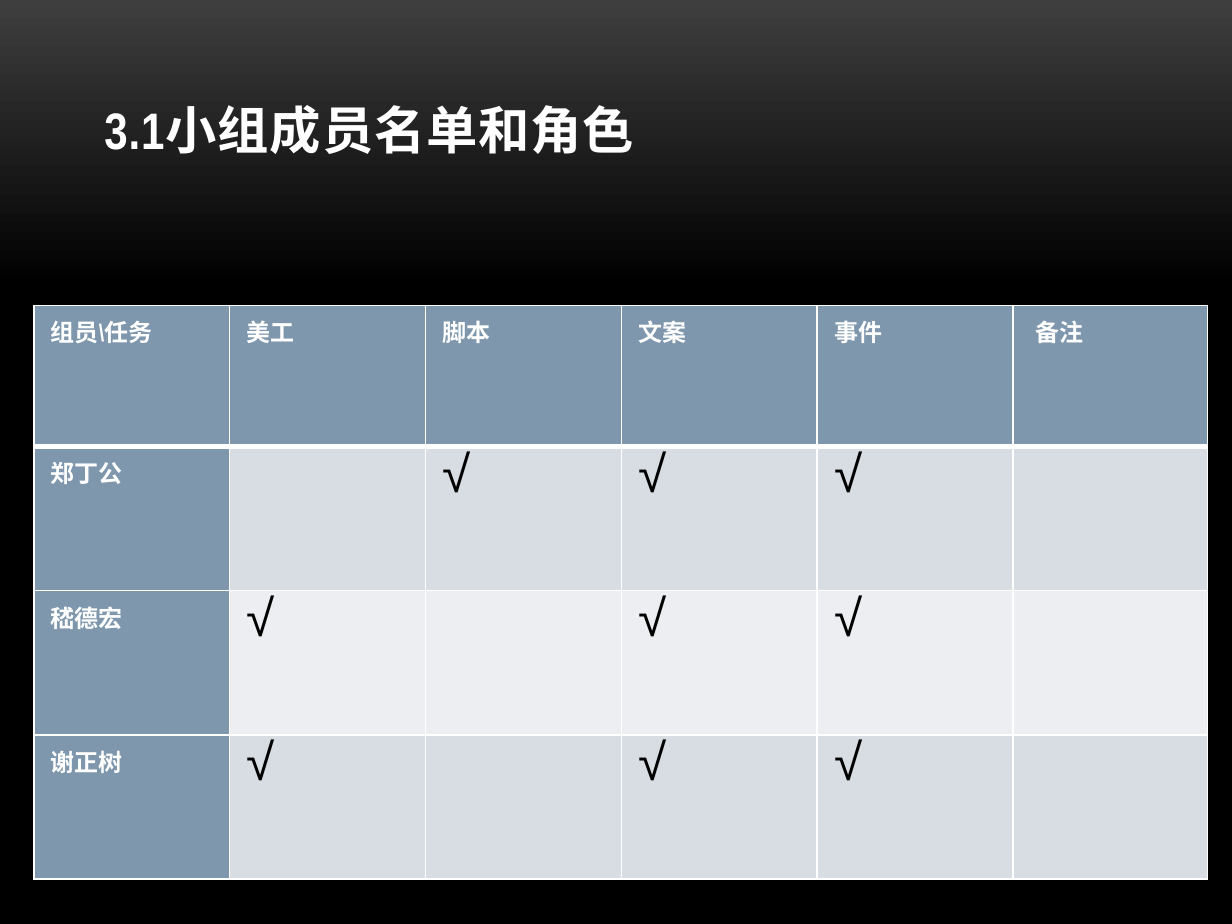
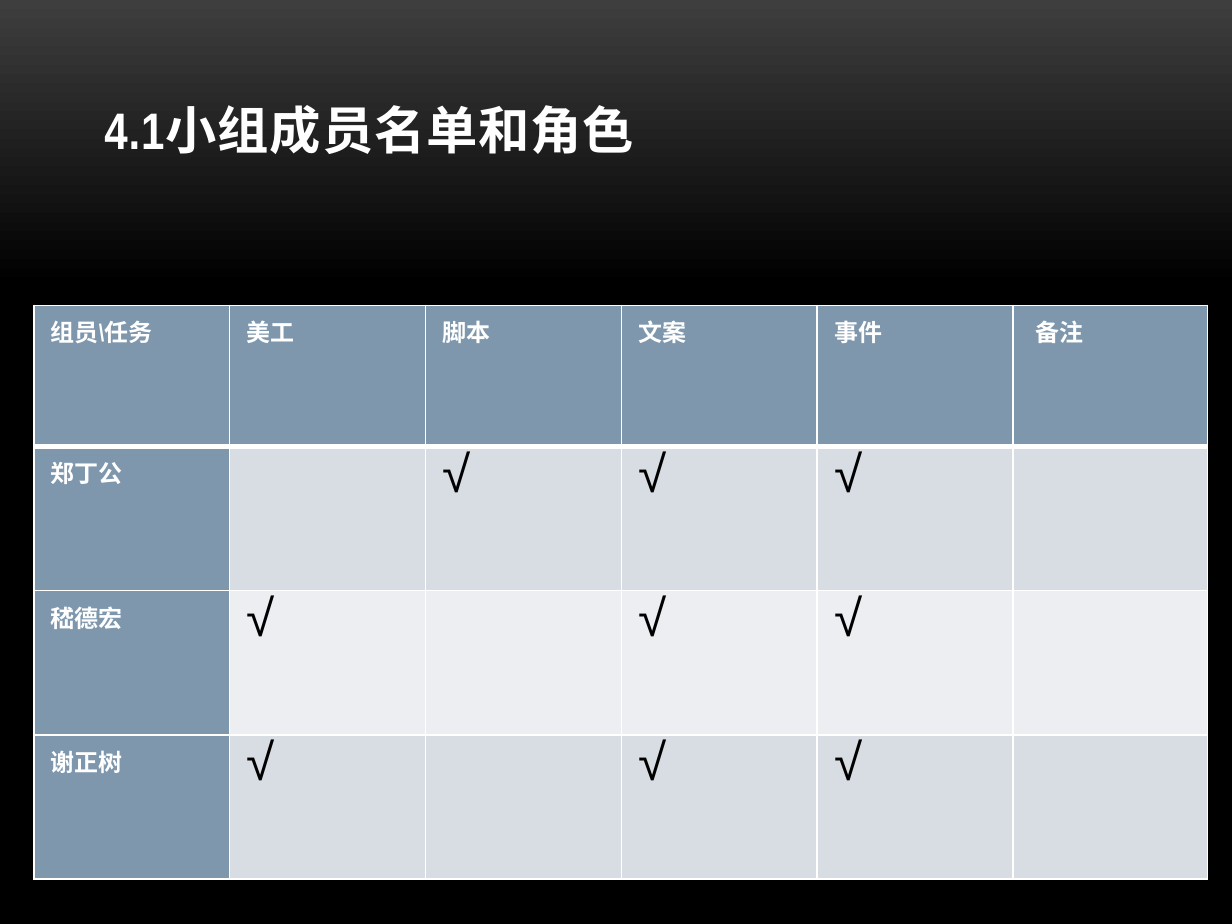
Before and after one commit to ZanebonoAlter/-, a slide deck: slide 13 of 项目计划.pptx (slide 10 before the commit). Drawn at 1232x924 pixels with LibreOffice and Linux fonts; fonts in the diff are those of the drawing; background and template pictures are left out. Boxes give left, top, right and bottom in pixels: in the first picture for what was removed or moved away, otherwise in the second. Text is boxed around its words. In the diff, an @@ line names an element or a change of style, - is before the commit and + after.

```diff
--- a/项目计划.pptx
+++ b/项目计划.pptx
@@ title at [104,108,634,154]: text changed @@
-3.1小组成员名单和角色
+4.1小组成员名单和角色
```
Also in this commit, not shown: 11 other slides changed, 4 slides added, 1 slide removed, 6 other files.
